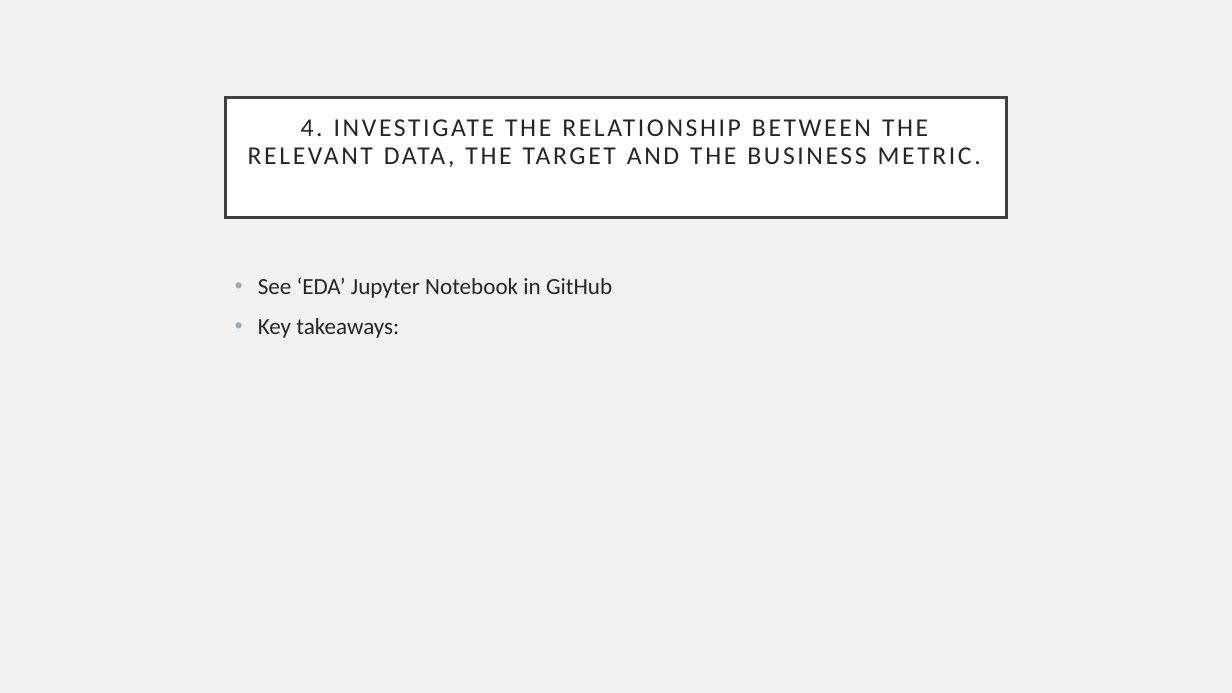
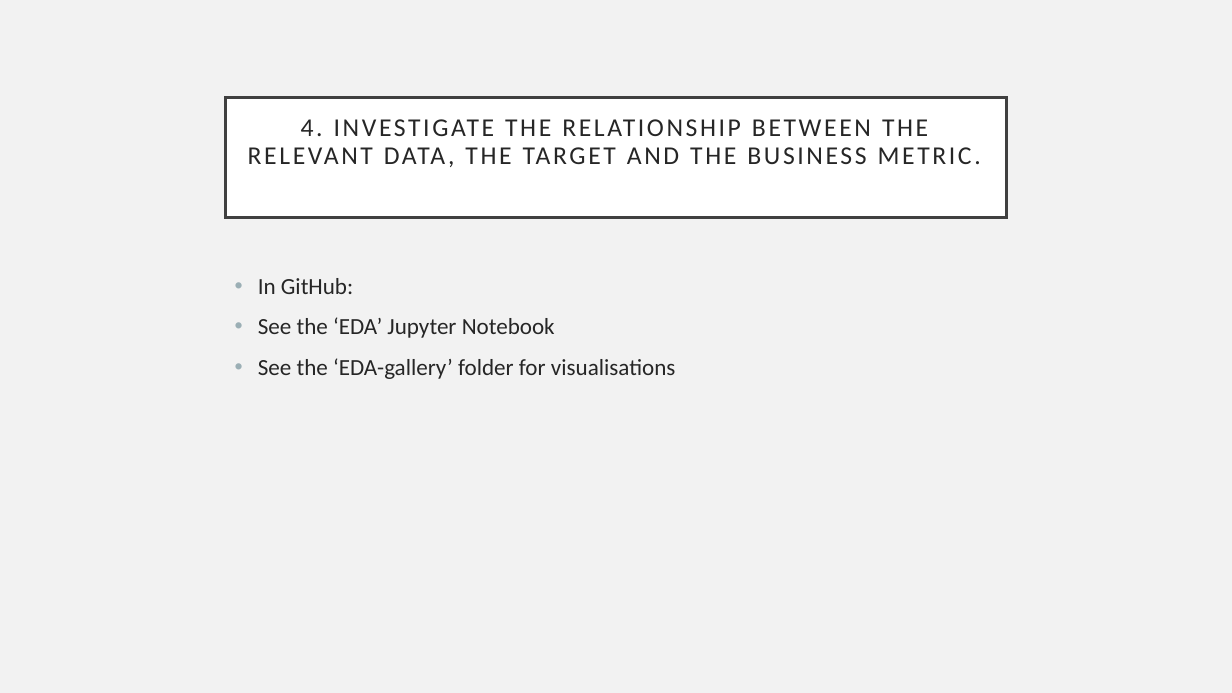
Before and after one commit to richardcure/capstone, a slide deck: slide 7 of Part 1 Data Investigation/AAVAiL Revenue Prediction - Data Investigation Summary.pptx. Drawn at 1232x693 pixels with LibreOffice and Linux fonts; fonts in the diff are those of the drawing. Boxes give left, top, right and bottom in pixels: in the first picture for what was removed or moved away, otherwise in the second. Text is boxed around its words. In the diff, an @@ line names an element or a change of style, - is before the commit and + after.

Commit message:
First folder of gallery for EDA visualisations and outputs

```diff
--- a/Part 1 Data Investigation/AAVAiL Revenue Prediction - Data Investigation Summary.pptx
+++ b/Part 1 Data Investigation/AAVAiL Revenue Prediction - Data Investigation Summary.pptx
@@ text at (258,278,676,379): text changed @@
-• See ‘EDA’ Jupyter Notebook in GitHub
-• Key takeaways:
+• In GitHub:
+• See the ‘EDA’ Jupyter Notebook
+• See the ‘EDA-gallery’ folder for visualisations
```
Also in this commit, not shown: 1 other slide changed, 8 slides added, 1 slide removed, 12 other files.
